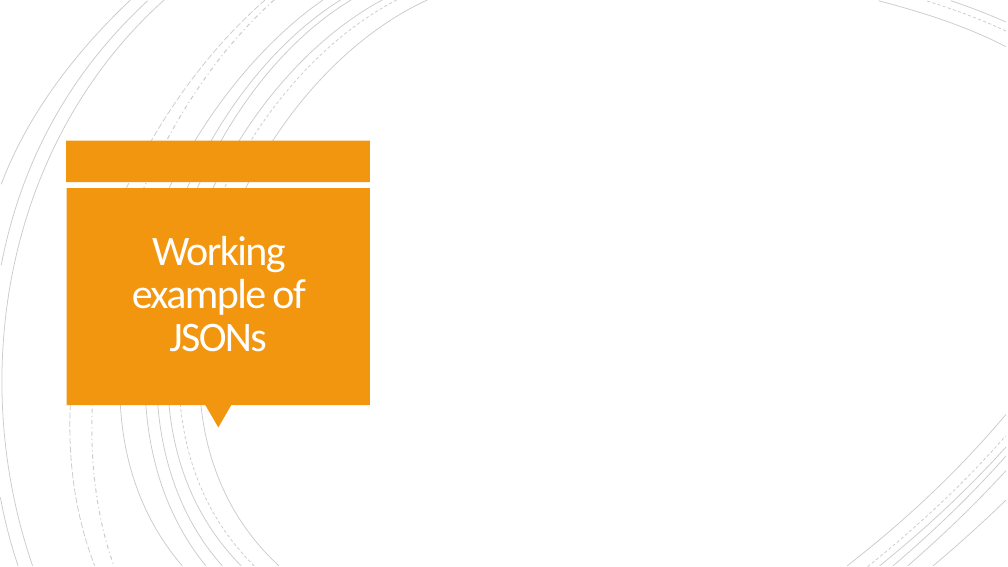
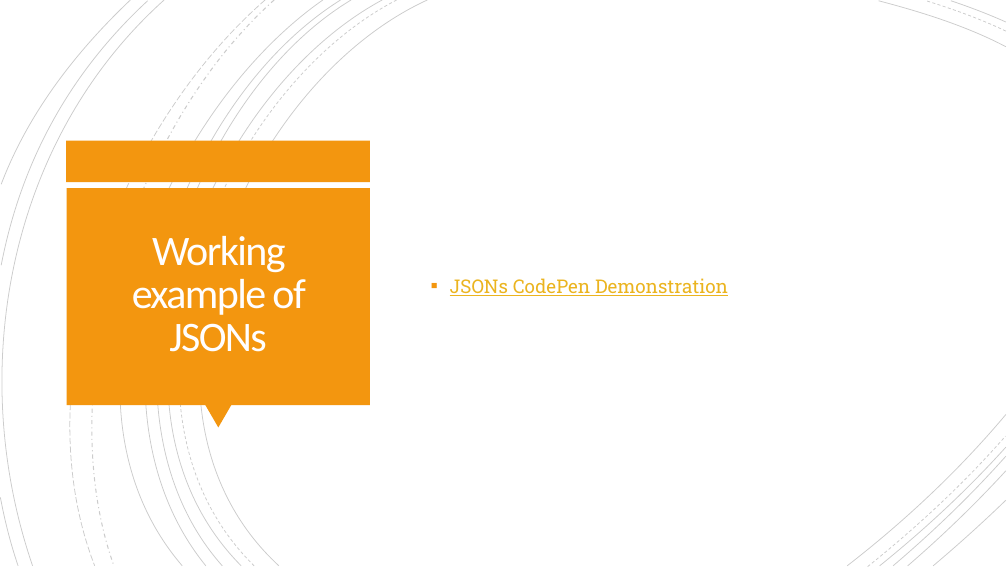
Before and after one commit to AndrewJHalisky/WDD230, a slide deck: slide 8 of JSON Files.pptx. Drawn at 1008x567 pixels with LibreOffice and Linux fonts; fonts in the diff are those of the drawing. Boxes give left, top, right and bottom in pixels: in the first picture for what was removed or moved away, otherwise in the second. Text is boxed around its words. In the diff, an @@ line names an element or a change of style, - is before the commit and + after.

```diff
--- a/JSON Files.pptx
+++ b/JSON Files.pptx
@@ text added at [450,278,728,296], 18 pt, text #EBB41F, underline @@
+▪ JSONs CodePen Demonstration
```
Also in this commit, not shown: 1 other slide changed, 8 other files.
